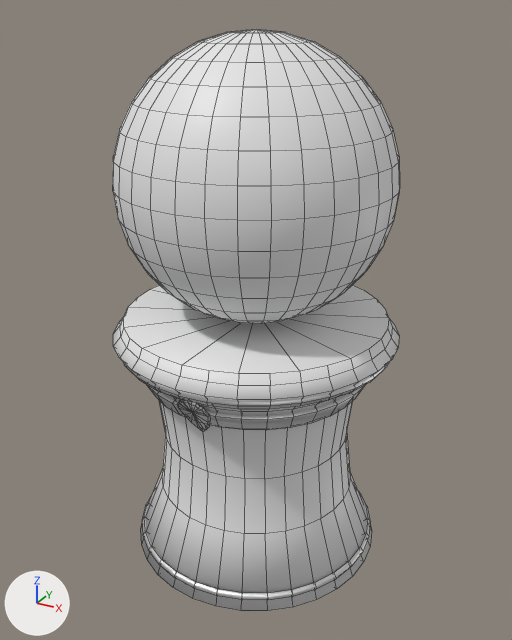
The FBX model VRC-Shader-Fun/Assets/Props/Shader Pedistal/Shader Pedistal.fbx: old version first, new version second.
Camera for both pictures: a 50 mm lens placed at (1.202, -2.187, 2.061), pointed at (0.005, -0.01, 0.973). Every picture has the same lights, and +X, +Y and +Z are marked at lower left. Mesh edges are drawn as thin lines. Where no turn or scale is listed for an object, it has been applied to the vertices.

In view in the first picture: 'Shader Pedistal', 'Shader Sphere'.
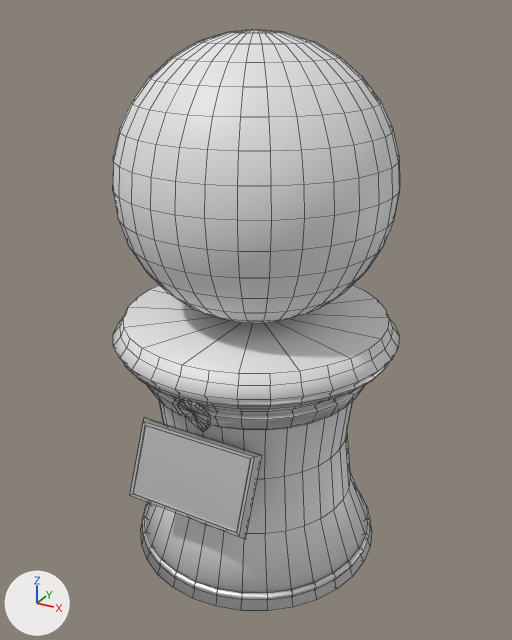
Where the change shows, as pixel boxes [x1, y1, x2, y2] in the pictures (512 x 640 px):
'Description Plaque', added
    after: [130, 418, 262, 539]

What the commit changed:
Mesh me_cube is new.
It has 20 vertices, 18 faces and spans x -0.247..0.247, y -0.075..0.075, z -0.138..0.138.
It uses material mat_brass (its picture is missing).
Object 'Description Plaque' (ob_description_plaque) is new; it shows me_cube.
Its location is (0.0, -0.465, 0.543).
